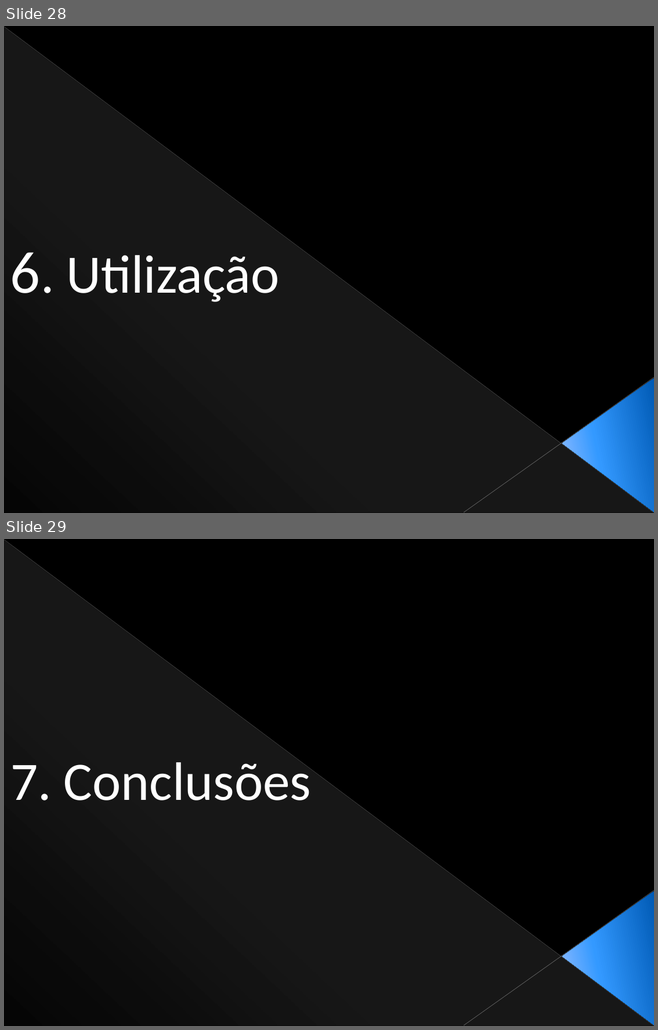
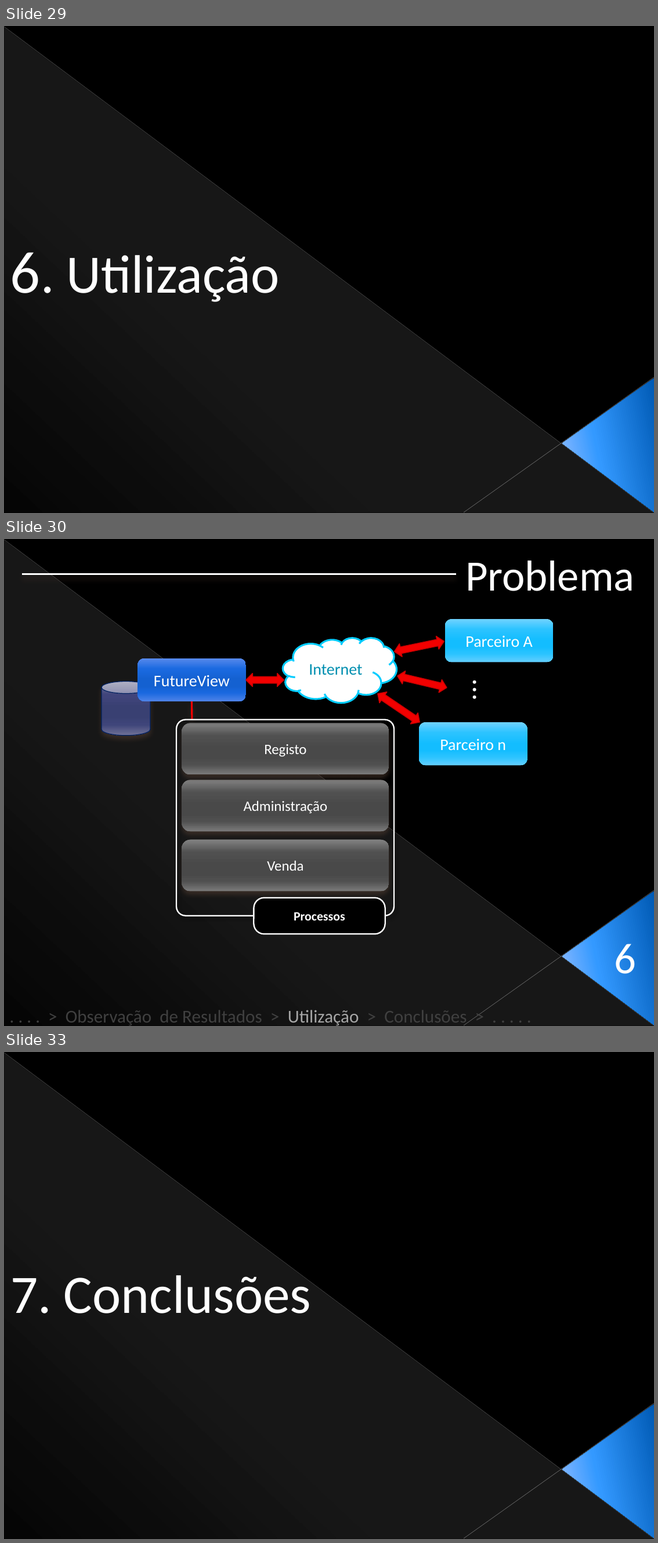
Before and after one commit to Netivski/projectoseminario, a slide deck: Apresentação Final/Presentation Sketch.pptx. Shown one above the other, each under a label of ours: slides 28 and 29 before the commit, slides 29, 30 and 33 after it; the slides between them are not shown. The pictures are 658x1030 and 658x1543 pixels, drawn with LibreOffice and Linux fonts; fonts in the diff are those of the drawing. Boxes give left, top, right and bottom in pixels: in the first picture for what was removed or moved away, otherwise in the second. Text is boxed around its words. In the diff, an @@ line names an element or a change of style, - is before the commit and + after.

```diff
--- a/Apresentação Final/Presentation Sketch.pptx
+++ b/Apresentação Final/Presentation Sketch.pptx
@@ slide 30 added at box(4, 539, 654, 1026), background #000000; not listed: 4 template elements that a slide beside it also shows @@
@@ text added at box(465, 560, 634, 591), 48 pt, text #FFFFFF @@
+Problema
@@ line added from (456, 574) to (21, 574), #FFFFFF 2 pt @@
@@ rounded rectangle added at box(444, 619, 553, 663), fill gradient #71D2FF to #2CC4FF to #14BDFF to #2AC3FF to #63CEFF, 18 pt, text #FFFFFF @@
+Parceiro A
@@ cloud added at box(282, 638, 396, 703), fill #FFFFFF, outline #00CCFF 2 pt, 18 pt, text #008FB0 @@
+Internet
@@ left right arrow added at box(393, 635, 445, 658), fill #F20000, outline #CC0000 1 pt @@
@@ rounded rectangle added at box(138, 658, 246, 702), fill gradient #578CEE to #1A6AE1 to #1661D2 to #1A69E0 to #4E85E9, 18 pt, text #FFFFFF @@
+FutureView
@@ text added at box(444, 660, 485, 719), 32 pt, text #FFFFFF @@
+...
@@ left right arrow added at box(246, 674, 284, 686), fill #F20000, outline #CC0000 1 pt @@
@@ left right arrow added at box(396, 669, 448, 694), fill #F20000, outline #CC0000 1 pt @@
@@ cylinder added at box(101, 681, 150, 735), fill gradient #777B9D to #40467C to #3A4072 to #40457B to #6F7297, outline #002060 0.79 pt @@
@@ left right arrow added at box(373, 688, 423, 727), fill #F20000, outline #CC0000 1 pt @@
@@ line added from (192, 701) to (192, 719), #F20000 2 pt @@
@@ rounded rectangle added at box(419, 722, 527, 766), fill gradient #71D2FF to #2CC4FF to #14BDFF to #2AC3FF to #63CEFF, 18 pt, text #FFFFFF @@
+Parceiro n
@@ group added at box(176, 719, 394, 934): 5 rounded rectangles @@
+Administração
+Registo
+Venda
+Processos
@@ text added at box(614, 944, 636, 974), 48 pt, text #FFFFFF @@
+6
@@ text added at box(65, 1010, 466, 1026), 20 pt, text #404040 @@
+. . . . > Observação de Resultados > Utilização > Conclusões > . . . . .
@@ what was slide 28 is now slide 29 @@
@@ what was slide 29 is now slide 33 @@
```
Also in this commit, not shown: 2 slides changed, 3 other slides added.
